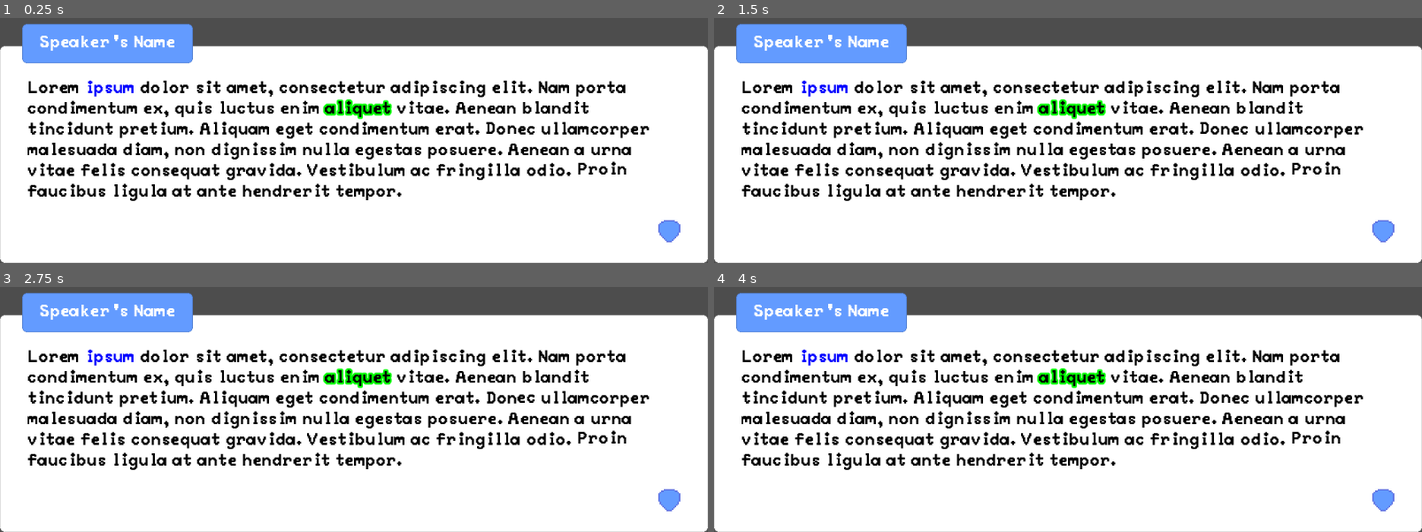
Above: before the commit, frames 1-4 (two rows, left to right).
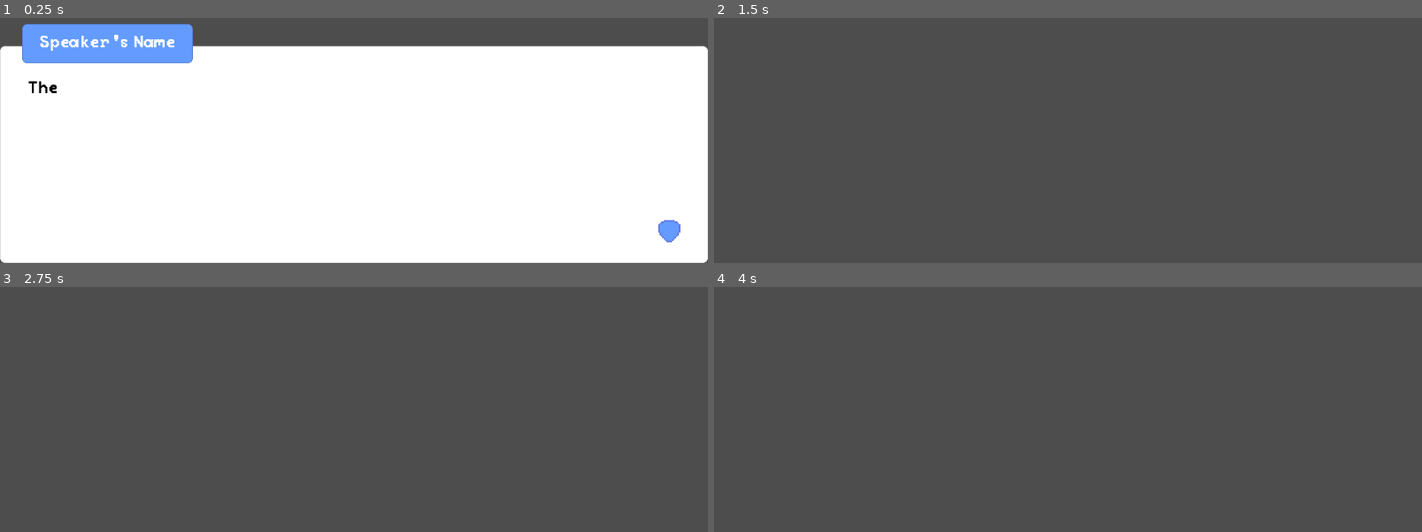
Above: after the commit, the same moments.

Repository: noufbmdev/Godot-Systems
Game: Godot game, scene res://Dialog_System/Nodes/DialogManager.tscn
The game is run twice, just before and just after one commit, with the same random seed, the same clock (stepped at 60 frames per second) and the same inputs. This scene is started directly instead of the project's main scene.
Inputs (mouse positions are in pixels of both pictures, inside the frame that each line leads up to):
- Up to frame 1 (0.25 s): no input
- Up to frame 2 (1.5 s): tap Enter (ui_accept) at 0.5, 0.6, 0.77, 1.07, 1.35 s; move the mouse to (outside the picture) at 0.52 s; click (outside the picture) at 0.67 s; move the mouse to (926, 25) at 1.27 s; click (926, 25) at 1.42 s
- Up to frame 3 (2.75 s): tap Enter (ui_accept) at 1.52, 1.82, 2.1 s; move the mouse to (outside the picture) at 2.02 s; click (outside the picture) at 2.17 s
- Up to frame 4 (4 s): tap Enter (ui_accept) at 2.75, 2.85, 3.02, 3.32, 3.6, 3.77 s; move the mouse to (1032, 372) at 2.77 s; click (1032, 372) at 2.92 s; move the mouse to (1280, 345) at 3.52 s; click (1280, 345) at 3.67 s

The runs differ from the first frame. In frame 1, 12% of the frame differs, in the area x 3-92%, y 25-75%; in frame 2, 89%; in frame 3, 89%, in the area x 0-100%, y 2-100%; in frame 4, 89%.

Commit message:
updated dialog system

Diff:
--- a/Dialog_System/Nodes/DialogBox.gd
+++ b/Dialog_System/Nodes/DialogBox.gd
@@ -1,6 +1,7 @@
 class_name DialogBox extends Control
 
 signal next
+signal cancel
 
 # Required Nodes:
 @export var dialog_text: RichTextLabel
@@ -8,7 +9,8 @@
 @export var speaker_name: Label
 @export var speaker_portrait: TextureRect
 @export var next_prompt: TextureRect
-@export var next_action: String
+@export var next_action: String = "ui_accept"
+@export var cancel_action: String = "ui_cancel"
 
 func _ready():
 	#animate_next_prompt()
@@ -18,10 +20,15 @@
 	# Keyboard Events
 	if event.is_action_released(next_action):
 		next.emit()
+	if event.is_action_released(cancel_action):
+		cancel.emit()
 	# Mouse Events
-	if event is InputEventMouseButton:
-		if event.button_index == MOUSE_BUTTON_LEFT and not event.pressed:
-			next.emit()
+	if event is InputEventMouseButton and not event.pressed:
+		match event.button_index:
+			MOUSE_BUTTON_LEFT:
+				next.emit()
+			MOUSE_BUTTON_RIGHT:
+				cancel.emit()
 
 func set_dialog_text(text: String):
 	dialog_text.set_text(text)
@@ -50,8 +57,11 @@
 	tween.tween_property(next_prompt, "position:y", next_prompt_position_y - 2, 0.5).from_current()
 	tween.chain().tween_property(next_prompt, "position:y", next_prompt_position_y + 2, 0.5).from_current()
 
-func animate_open_dialog():
-	pass
+func open():
+	visible = true
+	# You can add animations here.
 
-func animate_close_dialog():
-	pass
+func close():
+	visible = false
+	set_dialog_text("")
+	# You can add animations here.
--- a/Dialog_System/Nodes/DialogBox.tscn
+++ b/Dialog_System/Nodes/DialogBox.tscn
@@ -26,7 +26,6 @@
 dialog_text = NodePath("NinePatchRect/MarginContainer/VBoxContainer/DialogText")
 speaker_name = NodePath("PanelContainer/MarginContainer/SpeakerName")
 next_prompt = NodePath("NinePatchRect/MarginContainer/VBoxContainer/NextPrompt")
-next_action = "ui_accept"
 
 [node name="NinePatchRect" type="NinePatchRect" parent="."]
 layout_mode = 1
--- a/Dialog_System/Nodes/DialogManager.gd
+++ b/Dialog_System/Nodes/DialogManager.gd
@@ -1,24 +1,94 @@
 extends Control
 
 enum Emotions { NORMAL, SHOCKED }
+enum Character_Type {ALPHABET, NUMBER, PUNCTUATION, OTHER}
 
 @export var dialog_box: Control
 # The AudioStreamPlayer node used to play the sound.
 @export var sound_player: AudioStreamPlayer
 # The camera is used to shake when the speaker is shocked or excited.
 @export var camera: Camera2D
+# Default speed at which the text appears.
+@export_range(0.1, 1) var text_speed : float = 0.1
+# It will automatically go to the next piece of dialog once it is fully shown.
+@export var auto_go_next: bool = true
+# It will play a blip sound for each alphabetical letter.
+@export var blip_enabled: bool = true
+# It will toggle skipping dialogs.
+@export var skip_enabled: bool = true
+# It will toggle canceling dialogs.
+@export var cancel_enabled: bool = true
+# The input map action name for accepting.
+@export var accept_action_name: String = "ui_accept"
+# The input map action name for canceling.
+@export var cancel_action_name: String = "ui_cancel"
 
-# Default speed at which the text appears.
-var text_speed : float = 0.1
 # Stores each piece of dialog broken by a newline in the dialog_script.
 var dialog_pieces: Array
+var piece_index: int
+var running: bool
 
 func _ready():
-	### TESTING ###
-	#start_dialog("This is a test dialog. \n This is a new dialog.")
-	#read_dialog("This is a test dialog. \n This is a new dialog.")
-	### TESTING ###
-	set_process(false)
+	# Check if accept key or LMB is pressed to go to next dialog
+	if skip_enabled: dialog_box.next.connect(next_dialog)
+	# Check if cancel key or RMB is pressed to skip the whole dialog
+	if cancel_enabled: dialog_box.cancel.connect(clear_dialog)
+	start_dialog("The sound is annoying, I know. \n I'm not good at sounds.")
+
+## Function that starts the dialog, formats the string given to it, handles the
+## tags inside the string, and displays it correctly on the screen.
+## @param new_dialog: String, The script that will be displayed on the screen.
+func start_dialog(dialog_script: String):
+	# setup the dialog for running
+	dialog_pieces = dialog_script.split("\n")
+	dialog_box.open()
+	running = true
+
+	var current_dialog = dialog_pieces[piece_index]
+	var shown_dialog = ""
+	# go over each dialog piece
+	while piece_index < dialog_pieces.size() and running:
+		current_dialog = dialog_pieces[piece_index]
+		dialog_box.set_dialog_text(shown_dialog)
+		# go over each letter in the dialog
+		while current_dialog.length() > 0 and running:
+			shown_dialog = dialog_box.get_dialog_text()
+			dialog_box.set_dialog_text(shown_dialog + current_dialog[0])
+
+			# Only play a sound if it is an alphabetic.
+			if check_character_type(current_dialog[0]) == Character_Type.ALPHABET and blip_enabled:
+				sound_player.play()
+
+			current_dialog = current_dialog.substr(1, current_dialog.length())
+
+			if Input.is_action_pressed(accept_action_name) or Input.is_mouse_button_pressed(MOUSE_BUTTON_LEFT) and skip_enabled:
+				shown_dialog = ""
+				break
+
+			await get_tree().create_timer(text_speed).timeout
+
+		if not auto_go_next:
+			await dialog_box.next
+
+		shown_dialog = ""
+		next_dialog()
+
+	# end the dialog
+	clear_dialog()
+
+func check_character_type(character: String) -> Character_Type:
+	var alphabet_letters = "abcdefghijklmnopqrstuvwxyzABCDEFGHIJKLMNOPQRSTUVWXYZ"
+	var numbers = "0123456789"
+	var punctuation = ".,?!:;()-_'\""
+
+	if alphabet_letters.find(character) >= 0:
+		return Character_Type.ALPHABET
+	elif numbers.find(character) >= 0:
+		return Character_Type.NUMBER
+	elif punctuation.find(character) >= 0:
+		return Character_Type.PUNCTUATION
+	else:
+		return Character_Type.OTHER
 
 ## Function that reads a txt file and returns its contents.
 ## @param file_path: String, The path for the file that will be read.
@@ -33,31 +103,19 @@
 		print("Failed to open file: ", file_path)
 	return contents
 
-## Function that starts the dialog, formats the string given to it, handles the
-## tags inside the string, and displays it correctly on the screen.
-## @param new_dialog: String, The script that will be displayed on the screen.
-func start_dialog(dialog_script: String):
-	# split dialog script by new lines
-	var dialogs = dialog_script.split("\n")
-	for i in range(dialogs.size()):
-		# Remove leading and trailing whitespaces
-		dialogs[i] = dialogs[i].strip_edges()
+## Function to clear the dialog and reset variables.
+func clear_dialog():
+	running = false
+	dialog_pieces.clear()
+	piece_index = 0
+	dialog_box.close()
 
-	# show each dialog piece one by one
-	var shown_text = ""
-	for dialog in dialogs:
-		for letter in dialog:
-			shown_text += letter
-			# split dialog by each letter
-			dialog_box.set_dialog_text(shown_text)
-			await get_tree().create_timer(text_speed).timeout
-			set_process(false)
-		await dialog_box.next
-		shown_text = ""
+func next_dialog():
+	print(piece_index)
+	dialog_box.set_dialog_text("")
+	piece_index += 1
 
-	set_process(true)
-
-# Function to handle the emotion.
+## Function to handle the emotion.
 func handle_emotion(emotion: Emotions):
 	if emotion == Emotions.SHOCKED:
-		camera.get_node("Shake").start(1, 0.1, 5)  # Assuming that you have a CameraShake node named "Shake" as a child of your Camera2D node
+		pass
--- a/Dialog_System/Nodes/DialogManager.tscn
+++ b/Dialog_System/Nodes/DialogManager.tscn
@@ -1,9 +1,10 @@
-[gd_scene load_steps=3 format=3 uid="uid://24kc5g4nq2ka"]
+[gd_scene load_steps=4 format=3 uid="uid://24kc5g4nq2ka"]
 
 [ext_resource type="Script" path="res://Dialog_System/Nodes/DialogManager.gd" id="1_e5g0f"]
 [ext_resource type="PackedScene" uid="uid://dgfvhlq0uf7rg" path="res://Dialog_System/Nodes/DialogBox.tscn" id="2_8pk7u"]
+[ext_resource type="AudioStream" uid="uid://df1krfnrkcmfs" path="res://Dialog_System/Assets/Blip.wav" id="3_g5a03"]
 
-[node name="DialogManager" type="Control" node_paths=PackedStringArray("dialog_box")]
+[node name="DialogManager" type="Control" node_paths=PackedStringArray("dialog_box", "sound_player")]
 layout_mode = 3
 anchors_preset = 15
 anchor_right = 1.0
@@ -12,7 +13,11 @@
 grow_vertical = 2
 script = ExtResource("1_e5g0f")
 dialog_box = NodePath("DialogBox")
+sound_player = NodePath("AudioStreamPlayer")
 
 [node name="DialogBox" parent="." instance=ExtResource("2_8pk7u")]
 layout_mode = 1
 offset_top = 422.0
+
+[node name="AudioStreamPlayer" type="AudioStreamPlayer" parent="."]
+stream = ExtResource("3_g5a03")
Not shown, added: Dialog_System/Assets/Blip.wav.import
Not shown, added: Dialog_System/Assets/Blip.wav
